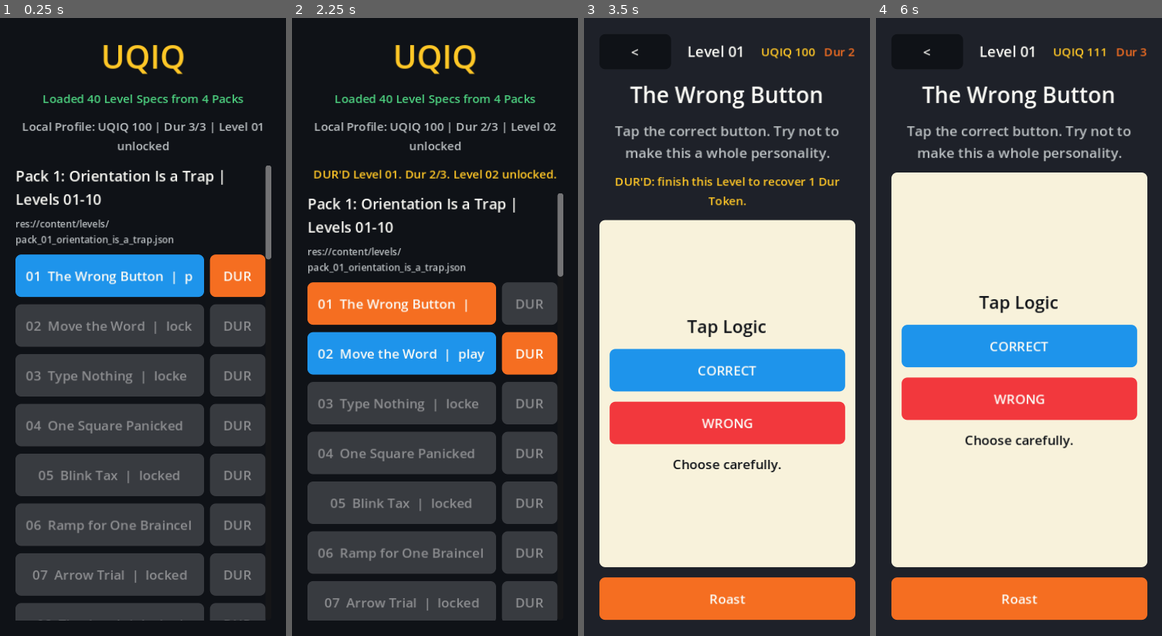
Above: before the commit, frames 1-4 (left to right).
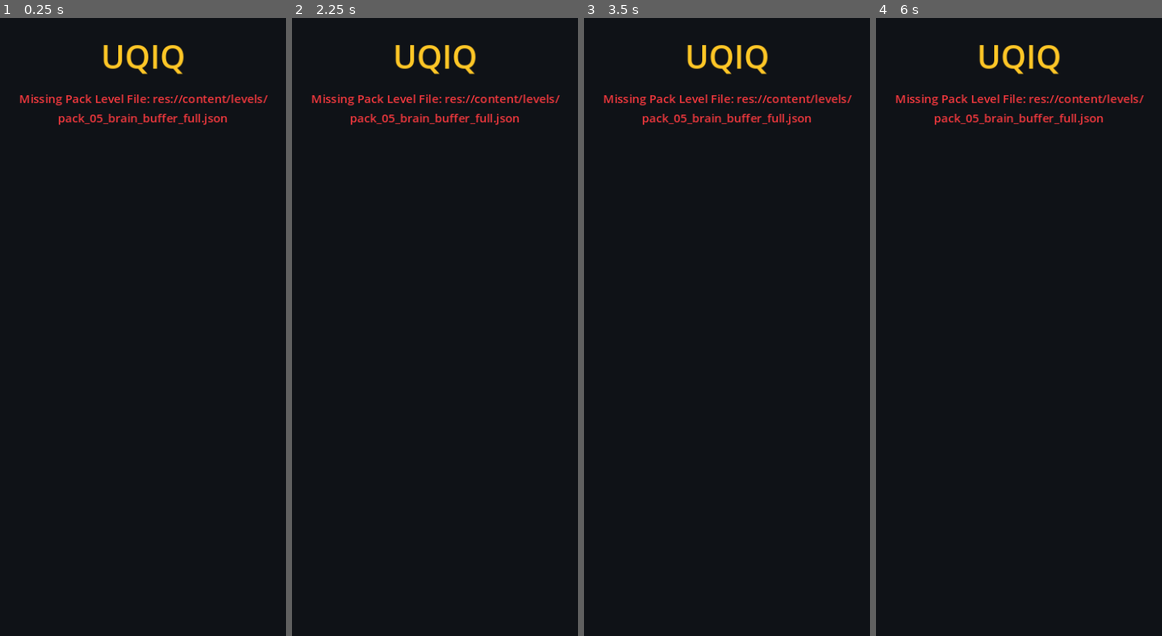
Above: after the commit, the same moments.

Repository: scwlkr/UQIQ
Game: Godot game, scene res://scenes/Main.tscn
Two runs of this game, one before a commit and one after it. Both use one fixed random seed, a clock stepped at 60 frames per second and the inputs below.
Inputs (mouse positions are in pixels of both pictures, inside the frame that each line leads up to):
- Up to frame 1 (0.25 s): no input
- Up to frame 2 (2.25 s): click (400, 277) at 0.5 s, where only the run before the commit has a clickable "01 The Wrong Button | playable"; click (343, 48) at 1.25 s, where only the run before the commit has a clickable "<"; click (529, 277) at 2 s, where only the run before the commit has a clickable "DUR"
- Up to frame 3 (3.5 s): click (692, 302) at 2.75 s, where only the run before the commit has a clickable "01 The Wrong Button | DUR'D -…"
- Up to frame 4 (6 s): click (1019, 370) at 3.5 s, where only the run before the commit has a clickable "CORRECT"; click (1019, 357) at 4.25 s, where only the run before the commit has a clickable "CORRECT"; click (1019, 413) at 5 s, where only the run before the commit has a clickable "WRONG"; click (953, 598) at 5.75 s, where only the run before the commit has a clickable "Replay"

The runs differ from the first frame. In frame 1, 47% of the frame differs, in the area x 5-95%, y 12-98%; in frame 2, 45%; in frame 3, 62%; in frame 4, 68%, in the area x 5-96%, y 4-98%.

Commit message:
Add Pack 5 loader and spec verifier

Diff:
--- a/scripts/level_loader.gd
+++ b/scripts/level_loader.gd
@@ -4,12 +4,14 @@
 const PACK_2_PATH := "res://content/levels/pack_02_words_are_lying.json"
 const PACK_3_PATH := "res://content/levels/pack_03_move_the_wrong_thing.json"
 const PACK_4_PATH := "res://content/levels/pack_04_pattern_crimes.json"
+const PACK_5_PATH := "res://content/levels/pack_05_brain_buffer_full.json"
 const DEFAULT_PACK_PATH := PACK_1_PATH
 const DEFAULT_PACK_PATHS := [
 	PACK_1_PATH,
 	PACK_2_PATH,
 	PACK_3_PATH,
 	PACK_4_PATH,
+	PACK_5_PATH,
 ]
 const REQUIRED_LEVEL_FIELDS := [
 	"id",
--- /dev/null
+++ b/scripts/verify_issue_13_pack_5_specs.gd
@@ -0,0 +1,386 @@
+extends SceneTree
+
+const LevelLoaderScript := preload("res://scripts/level_loader.gd")
+
+const PACK_PATH := "res://content/levels/pack_05_brain_buffer_full.json"
+const EXPECTED_PACK_ID := "pack_05_brain_buffer_full"
+const EXPECTED_PACK_TITLE := "Brain Buffer Full"
+const EXPECTED_LEVEL_COUNT := 10
+const FIRST_LEVEL_NUMBER := 41
+const PRIMARY_TEMPLATE := "Memory Flash"
+const PRIMARY_TEMPLATE_MIN_LEVELS := 6
+const SUPPORTED_TEMPLATES := [
+	"Tap Logic",
+	"Drag Logic",
+	"Text Trap",
+	"Pattern Grid",
+	"Memory Flash",
+	"Physics Draw",
+]
+
+var _errors := []
+
+
+func _initialize() -> void:
+	if not FileAccess.file_exists(PACK_PATH):
+		_fail("Missing Pack 5 Level File: %s" % PACK_PATH)
+		_finish()
+		return
+
+	var file := FileAccess.open(PACK_PATH, FileAccess.READ)
+	if file == null:
+		_fail("Could not open Pack 5 Level File: %s" % PACK_PATH)
+		_finish()
+		return
+
+	var parsed = JSON.parse_string(file.get_as_text())
+	if typeof(parsed) != TYPE_DICTIONARY:
+		_fail("Pack 5 Level File must be a JSON object: %s" % PACK_PATH)
+		_finish()
+		return
+
+	_validate_pack(parsed)
+	_finish()
+
+
+func _validate_pack(pack: Dictionary) -> void:
+	_validate_no_future_placeholder(pack, "pack")
+
+	if not pack.has("pack_id"):
+		_fail("Pack 5 file missing top-level pack_id.")
+	elif str(pack.get("pack_id", "")).strip_edges() != EXPECTED_PACK_ID:
+		_fail("Pack 5 pack_id must be %s." % EXPECTED_PACK_ID)
+
+	if not pack.has("pack_title"):
+		_fail("Pack 5 file missing top-level pack_title.")
+	elif str(pack.get("pack_title", "")).strip_edges() != EXPECTED_PACK_TITLE:
+		_fail("Pack 5 pack_title must be %s." % EXPECTED_PACK_TITLE)
+
+	var levels = pack.get("levels", [])
+	if typeof(levels) != TYPE_ARRAY:
+		_fail("Pack 5 file must contain a levels array.")
+		return
+
+	if levels.size() != EXPECTED_LEVEL_COUNT:
+		_fail("Pack 5 must contain exactly %d Level Specs, found %d." % [EXPECTED_LEVEL_COUNT, levels.size()])
+
+	var seen_level_ids := {}
+	var seen_level_numbers := {}
+	var primary_template_count := 0
+	for index in range(levels.size()):
+		var level = levels[index]
+		var expected_number := FIRST_LEVEL_NUMBER + index
+		if typeof(level) != TYPE_DICTIONARY:
+			_fail("Level entry %d must be a JSON object." % (index + 1))
+			continue
+
+		var context := _level_context(level, expected_number)
+		var level_id := str(level.get("id", "")).strip_edges()
+		if not level_id.is_empty():
+			if seen_level_ids.has(level_id):
+				_fail("%s duplicates Level id %s." % [context, level_id])
+			seen_level_ids[level_id] = true
+
+		if _is_number(level.get("level_number", null)):
+			var level_number := int(level.get("level_number", 0))
+			if seen_level_numbers.has(level_number):
+				_fail("%s duplicates level_number %d." % [context, level_number])
+			seen_level_numbers[level_number] = true
+
+		if str(level.get("template", "")).strip_edges() == PRIMARY_TEMPLATE:
+			primary_template_count += 1
+
+		_validate_level(level, expected_number)
+
+	if primary_template_count < PRIMARY_TEMPLATE_MIN_LEVELS:
+		_fail("Pack 5 must use %s as Primary Template: expected at least %d Levels, found %d." % [
+			PRIMARY_TEMPLATE,
+			PRIMARY_TEMPLATE_MIN_LEVELS,
+			primary_template_count,
+		])
+
+
+func _validate_level(level: Dictionary, expected_number: int) -> void:
+	var context := _level_context(level, expected_number)
+	for field in LevelLoaderScript.REQUIRED_LEVEL_FIELDS:
+		if not level.has(field):
+			_fail("%s missing required field %s." % [context, str(field)])
+
+	if str(level.get("pack_id", "")).strip_edges() != EXPECTED_PACK_ID:
+		_fail("%s pack_id must be %s." % [context, EXPECTED_PACK_ID])
+
+	if not _is_number(level.get("level_number", null)):
+		_fail("%s level_number must be numeric." % context)
+	elif int(level.get("level_number", 0)) != expected_number:
+		_fail("%s level_number must be %d." % [context, expected_number])
+
+	for field in ["id", "title", "template", "challenge_type", "completion_mode", "prompt", "uqiq_moment"]:
+		if not _has_nonempty_string(level, field):
+			_fail("%s %s must be a non-empty string." % [context, field])
+
+	var template := str(level.get("template", "")).strip_edges()
+	if not SUPPORTED_TEMPLATES.has(template):
+		_fail("%s uses unsupported template %s." % [context, template])
+
+	if str(level.get("completion_mode", "")).strip_edges() == "future_placeholder":
+		_fail("%s completion_mode must not be future_placeholder." % context)
+
+	if _looks_like_placeholder(str(level.get("prompt", ""))):
+		_fail("%s prompt still looks like placeholder text." % context)
+	if _looks_like_placeholder(str(level.get("uqiq_moment", ""))):
+		_fail("%s needs a concrete UQIQ Moment." % context)
+
+	var rules := _dictionary_from(level.get("rules", {}))
+	var solution := _dictionary_from(level.get("solution", {}))
+	var scoring := _dictionary_from(level.get("scoring", {}))
+	var roasts := _dictionary_from(level.get("roasts", {}))
+	var assets := _dictionary_from(level.get("assets", {}))
+
+	if rules.is_empty():
+		_fail("%s rules must be a non-empty object." % context)
+	if solution.is_empty():
+		_fail("%s solution must be a non-empty object." % context)
+	if scoring.is_empty():
+		_fail("%s scoring must be a non-empty object." % context)
+	if roasts.is_empty():
+		_fail("%s roasts must be a non-empty object." % context)
+	if assets.is_empty():
+		_fail("%s assets must be a non-empty object." % context)
+
+	_validate_scoring(scoring, context)
+	_validate_roasts(roasts, context)
+	_validate_template_contract(template, rules, solution, context)
+
+
+func _validate_scoring(scoring: Dictionary, context: String) -> void:
+	_validate_thresholds(scoring, "speed_seconds", context)
+	_validate_thresholds(scoring, "action_count", context)
+
+	if not scoring.has("roast_penalty"):
+		_fail("%s scoring.roast_penalty is required." % context)
+	elif not _is_number(scoring.get("roast_penalty", null)):
+		_fail("%s scoring.roast_penalty must be numeric." % context)
+
+
+func _validate_thresholds(scoring: Dictionary, key: String, context: String) -> void:
+	var thresholds := _dictionary_from(scoring.get(key, {}))
+	if thresholds.is_empty():
+		_fail("%s scoring.%s must be a non-empty object." % [context, key])
+		return
+
+	for threshold in ["great", "ok"]:
+		if not thresholds.has(threshold):
+			_fail("%s scoring.%s.%s is required." % [context, key, threshold])
+		elif not _is_number(thresholds.get(threshold, null)):
+			_fail("%s scoring.%s.%s must be numeric." % [context, key, threshold])
+
+	if _is_number(thresholds.get("great", null)) and _is_number(thresholds.get("ok", null)):
+		if float(thresholds.get("ok", 0)) < float(thresholds.get("great", 0)):
+			_fail("%s scoring.%s.ok must be greater than or equal to .great." % [context, key])
+
+
+func _validate_roasts(roasts: Dictionary, context: String) -> void:
+	for bucket in ["failure", "delay", "scorecard"]:
+		var lines := _string_array_from(roasts.get(bucket, []), "%s roasts.%s" % [context, bucket])
+		if lines.is_empty():
+			_fail("%s roasts.%s must contain at least one non-empty Roast." % [context, bucket])
+			continue
+
+		for line in lines:
+			if _looks_like_placeholder(line):
+				_fail("%s roasts.%s contains placeholder text." % [context, bucket])
+
+
+func _validate_template_contract(template: String, rules: Dictionary, solution: Dictionary, context: String) -> void:
+	match template:
+		"Tap Logic":
+			var target_ids := _ids_from_items(rules.get("tap_targets", []), "%s rules.tap_targets" % context)
+			_require_solution_id(solution, "target_id", target_ids, context)
+		"Drag Logic":
+			var object_ids := _ids_from_items(rules.get("draggable_objects", []), "%s rules.draggable_objects" % context)
+			var drop_target_ids := _ids_from_items(rules.get("drop_targets", []), "%s rules.drop_targets" % context)
+			_require_solution_id(solution, "object_id", object_ids, context)
+			_require_solution_id(solution, "drop_target_id", drop_target_ids, context)
+		"Text Trap":
+			var accepted_inputs := _string_array_from(rules.get("accepted_inputs", []), "%s rules.accepted_inputs" % context)
+			var answer := str(solution.get("answer", "")).strip_edges()
+			if accepted_inputs.is_empty():
+				_fail("%s rules.accepted_inputs must contain at least one answer." % context)
+			if answer.is_empty():
+				_fail("%s solution.answer must be a non-empty string." % context)
+			elif not _normalized_array_has(accepted_inputs, answer):
+				_fail("%s solution.answer must be included in rules.accepted_inputs." % context)
+		"Pattern Grid":
+			var cell_ids := _ids_from_items(rules.get("cells", []), "%s rules.cells" % context)
+			_require_solution_id(solution, "cell_id", cell_ids, context)
+		"Memory Flash":
+			var flash_items := _string_array_from(rules.get("flash_items", []), "%s rules.flash_items" % context)
+			var choices := _string_array_from(rules.get("choices", []), "%s rules.choices" % context)
+			var sequence := _string_array_from(solution.get("sequence", []), "%s solution.sequence" % context)
+			if flash_items.is_empty():
+				_fail("%s rules.flash_items must contain at least one item." % context)
+			if choices.is_empty():
+				_fail("%s rules.choices must contain at least one choice." % context)
+			if sequence.is_empty():
+				_fail("%s solution.sequence must contain at least one item." % context)
+			if not flash_items.is_empty() and not sequence.is_empty() and not _arrays_match(flash_items, sequence):
+				_fail("%s solution.sequence must match rules.flash_items in order." % context)
+			for item in sequence:
+				if not choices.has(item):
+					_fail("%s solution.sequence item %s must exist in rules.choices." % [context, item])
+		"Physics Draw":
+			var draw_ids := _ids_from_items(rules.get("draw_options", []), "%s rules.draw_options" % context)
+			_require_solution_id(solution, "draw_id", draw_ids, context)
+
+
+func _require_solution_id(solution: Dictionary, key: String, valid_ids: Array, context: String) -> void:
+	var value := str(solution.get(key, "")).strip_edges()
+	if value.is_empty():
+		_fail("%s solution.%s must be a non-empty string." % [context, key])
+	elif not valid_ids.has(value):
+		_fail("%s solution.%s must reference an id present in rules." % [context, key])
+
+
+func _ids_from_items(value: Variant, context: String) -> Array:
+	var ids := []
+	if typeof(value) != TYPE_ARRAY:
+		_fail("%s must be a non-empty array." % context)
+		return ids
+
+	var items: Array = value
+	if items.is_empty():
+		_fail("%s must be a non-empty array." % context)
+		return ids
+
+	var seen := {}
+	for index in range(items.size()):
+		var item = items[index]
+		if typeof(item) != TYPE_DICTIONARY:
+			_fail("%s[%d] must be an object." % [context, index])
+			continue
+
+		var id := str(item.get("id", "")).strip_edges()
+		if id.is_empty():
+			_fail("%s[%d].id must be a non-empty string." % [context, index])
+			continue
+		if seen.has(id):
+			_fail("%s has duplicate id %s." % [context, id])
+			continue
+
+		seen[id] = true
+		ids.append(id)
+
+	return ids
+
+
+func _string_array_from(value: Variant, context: String) -> Array:
+	var strings := []
+	if typeof(value) != TYPE_ARRAY:
+		_fail("%s must be a non-empty array." % context)
+		return strings
+
+	var values: Array = value
+	if values.is_empty():
+		_fail("%s must be a non-empty array." % context)
+		return strings
+
+	for index in range(values.size()):
+		var text := str(values[index]).strip_edges()
+		if text.is_empty():
+			_fail("%s[%d] must be a non-empty string." % [context, index])
+			continue
+		strings.append(text)
+
+	return strings
+
+
+func _validate_no_future_placeholder(value: Variant, path: String) -> void:
+	match typeof(value):
+		TYPE_DICTIONARY:
+			var dictionary: Dictionary = value
+			for key in dictionary.keys():
+				var key_text := str(key)
+				if key_text == "future_placeholder":
+					_fail("%s contains future_placeholder key." % path)
+				_validate_no_future_placeholder(dictionary[key], "%s.%s" % [path, key_text])
+		TYPE_ARRAY:
+			var values: Array = value
+			for index in range(values.size()):
+				_validate_no_future_placeholder(values[index], "%s[%d]" % [path, index])
+		TYPE_STRING:
+			if _looks_like_placeholder(str(value)):
+				_fail("%s contains placeholder or future text." % path)
+
+
+func _has_nonempty_string(source: Dictionary, key: String) -> bool:
+	return typeof(source.get(key, "")) == TYPE_STRING and not str(source.get(key, "")).strip_edges().is_empty()
+
+
+func _dictionary_from(value: Variant) -> Dictionary:
+	if typeof(value) == TYPE_DICTIONARY:
+		return value
+	return {}
+
+
+func _is_number(value: Variant) -> bool:
+	return typeof(value) == TYPE_INT or typeof(value) == TYPE_FLOAT
+
+
+func _arrays_match(left: Array, right: Array) -> bool:
+	if left.size() != right.size():
+		return false
+
+	for index in range(left.size()):
+		if str(left[index]) != str(right[index]):
+			return false
+
+	return true
+
+
+func _normalized_array_has(values: Array, expected: String) -> bool:
+	var normalized_expected := expected.strip_edges().to_lower()
+	for value in values:
+		if str(value).strip_edges().to_lower() == normalized_expected:
+			return true
+	return false
+
+
+func _looks_like_placeholder(text: String) -> bool:
+	var normalized := text.strip_edges().to_lower()
+	return normalized.is_empty() \
+		or normalized.begins_with("future ") \
+		or normalized.contains("future_placeholder") \
+		or normalized.contains("todo")
+
+
+func _level_context(level: Dictionary, fallback_number: int) -> String:
+	var level_number := fallback_number
+	if _is_number(level.get("level_number", null)):
+		level_number = int(level.get("level_number", fallback_number))
+
+	var level_id := str(level.get("id", "")).strip_edges()
+	if level_id.is_empty():
+		return "Level %d" % level_number
+	return "Level %d (%s)" % [level_number, level_id]
+
+
+func _fail(message: String) -> void:
+	_errors.append(message)
+
+
+func _finish() -> void:
+	if _errors.is_empty():
+		print("Issue #13 Pack 5 spec verification passed: %d Level Specs, %s, %s, Levels %d-%d, supported templates, scoring, Roasts, unique ids, primary Memory Flash coverage, and UQIQ Moments." % [
+			EXPECTED_LEVEL_COUNT,
+			EXPECTED_PACK_ID,
+			EXPECTED_PACK_TITLE,
+			FIRST_LEVEL_NUMBER,
+			FIRST_LEVEL_NUMBER + EXPECTED_LEVEL_COUNT - 1,
+		])
+		quit(0)
+		return
+
+	for message in _errors:
+		push_error(message)
+	print("Issue #13 Pack 5 spec verification failed: %d error(s)." % _errors.size())
+	quit(1)
